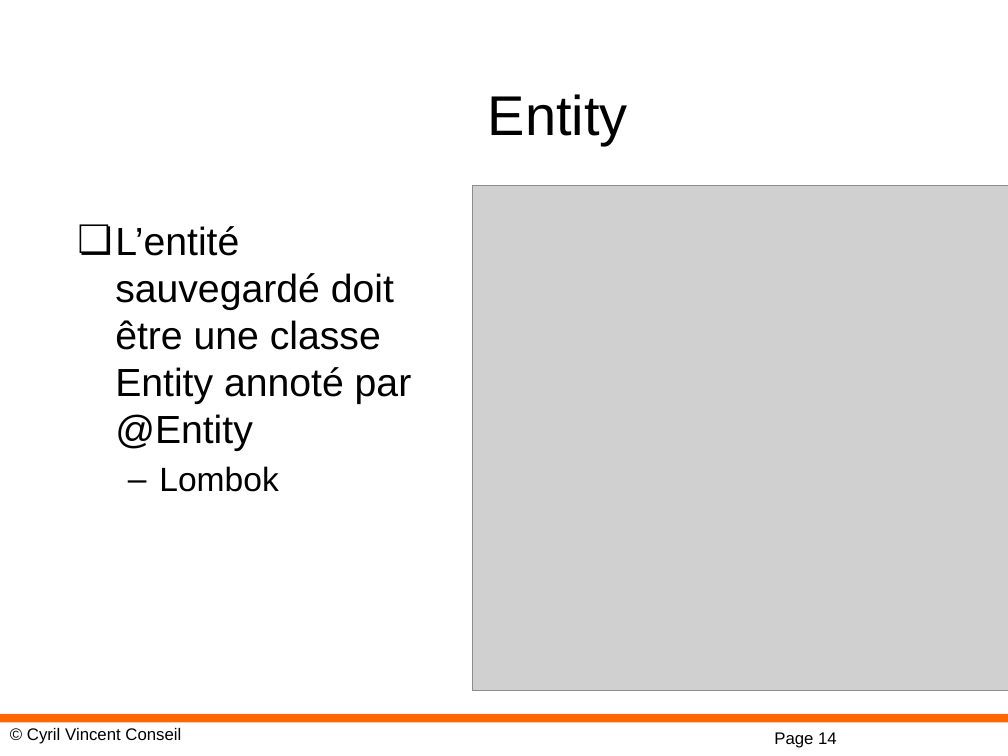
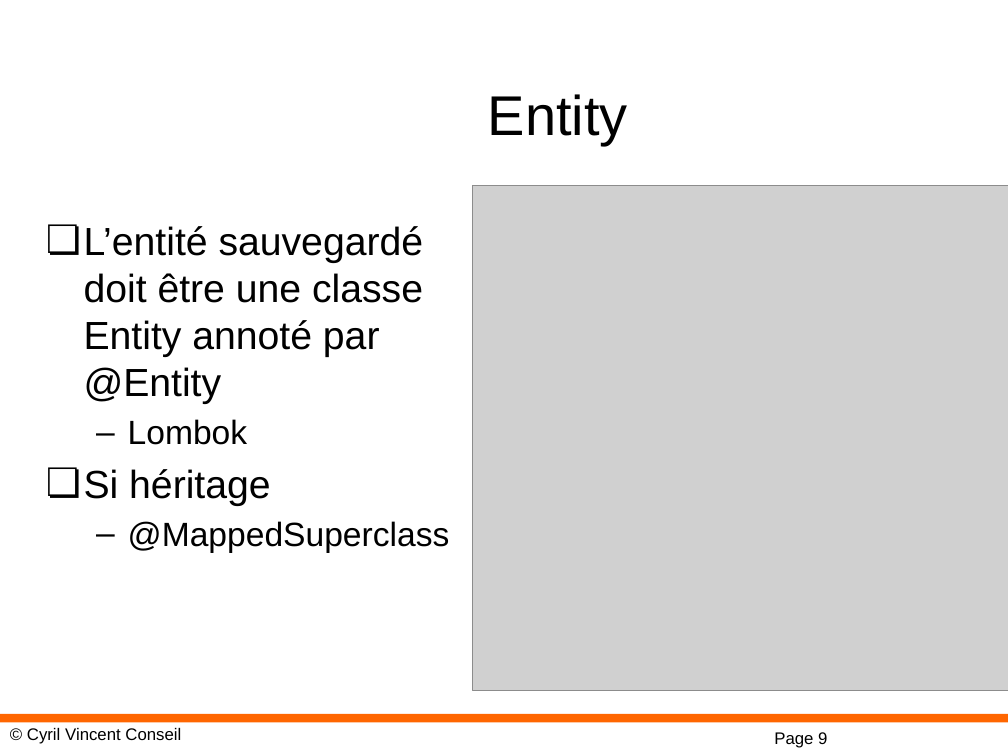
Before and after one commit to cyrilvincent/spring, a slide deck: slide 9 of ppt/Spring-06-SpringJPAH2.pptx (slide 14 before the commit). Drawn at 1008x756 pixels with LibreOffice and Linux fonts; fonts in the diff are those of the drawing; grey boxes stand for pictures; background and template pictures are left out. Boxes give left, top, right and bottom in pixels: in the first picture for what was removed or moved away, otherwise in the second. Text is boxed around its words. In the diff, an @@ line names an element or a change of style, - is before the commit and + after.

```diff
--- a/ppt/Spring-06-SpringJPAH2.pptx
+++ b/ppt/Spring-06-SpringJPAH2.pptx
@@ text "L’entité sauvegardé doit être une ...": place and size @@
-text "L’entité sauvegardé doit être une ..." at [115,226,412,492]
+text "L’entité sauvegardé doit être une ..." at [84,226,450,553]
@@ text at [84,469,450,553]: paragraphs added @@
+❏ Si héritage
+  – @MappedSuperclass
@@ page number at [774,732,827,748]: text changed @@
-Page 14
+Page 9
```
Also in this commit, not shown: 1 other slide changed, 5 slides removed, 32 other files.
